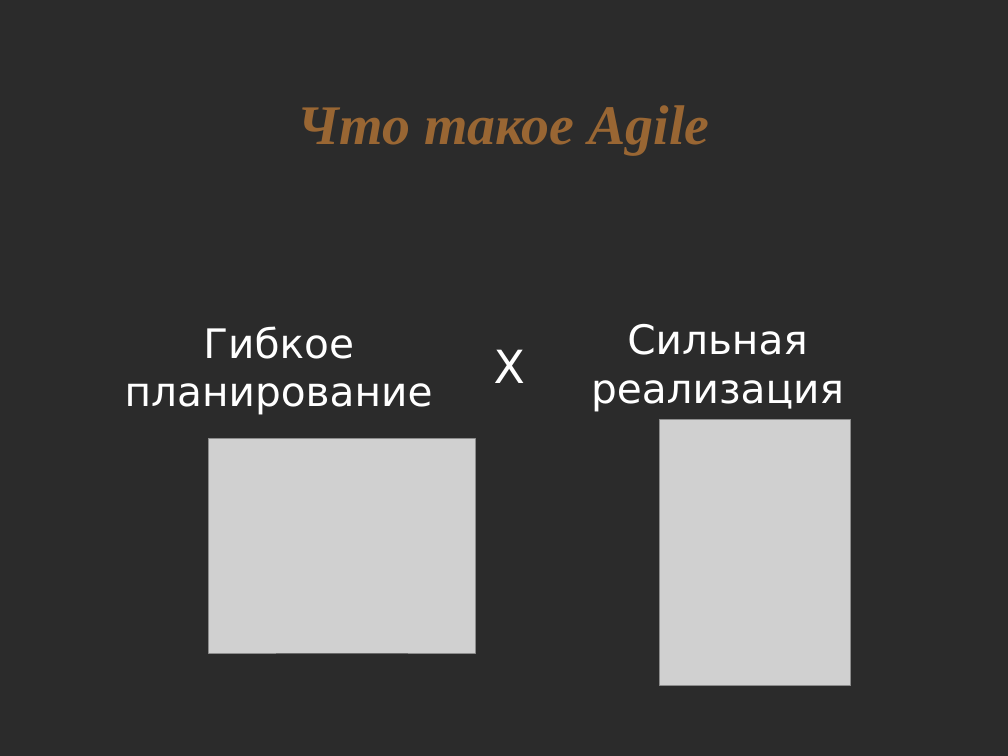
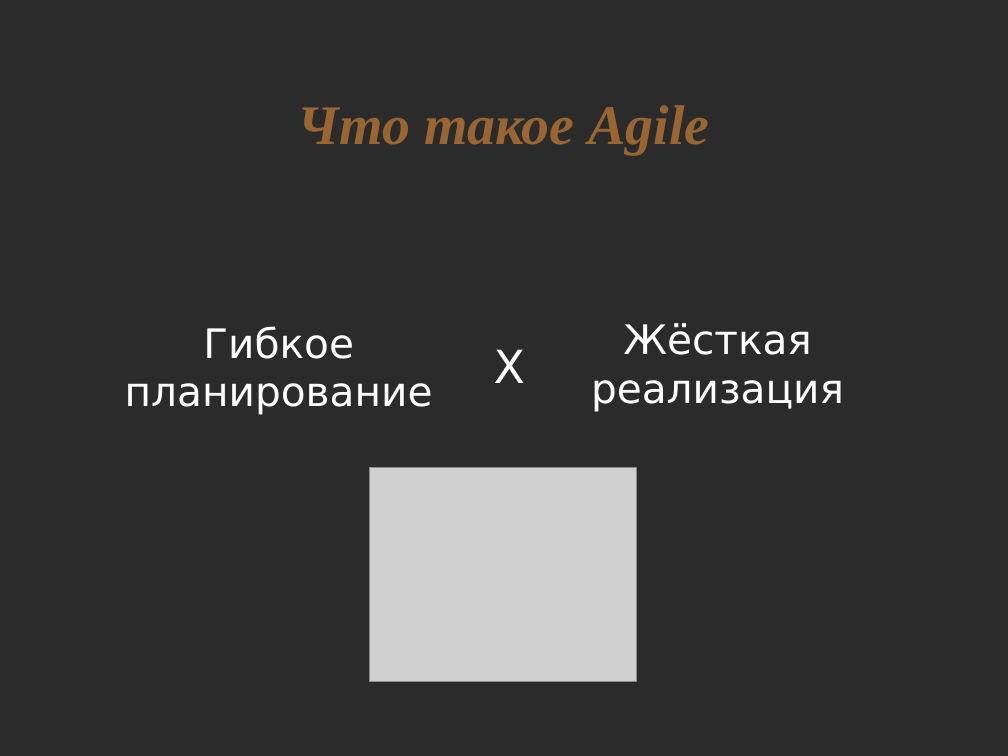
Before and after one commit to asolntsev/presentations, a slide deck: slide 12 of agile-technical-practices/agile-church.odp (slide 11 before the commit). Drawn at 1008x756 pixels with LibreOffice and Linux fonts; fonts in the diff are those of the drawing; grey boxes stand for pictures; background and template pictures are left out; a plain dark background stands for a picture behind light text. Boxes give left, top, right and bottom in pixels: in the first picture for what was removed or moved away, otherwise in the second. Text is boxed around its words. In the diff, an @@ line names an element or a change of style, - is before the commit and + after.

Commit message:
Added more slides

```diff
--- a/agile-technical-practices/agile-church.odp
+++ b/agile-technical-practices/agile-church.odp
@@ text at bbox=[591, 323, 844, 412]: text changed @@
-Сильная реализация
+Жёсткая реализация
@@ picture removed at bbox=[660, 419, 851, 686] @@
@@ picture: place and size @@
-picture at bbox=[209, 439, 476, 653]
+picture at bbox=[370, 467, 637, 681]
```
Also in this commit, not shown: 2 other slides changed, 3 slides added.
